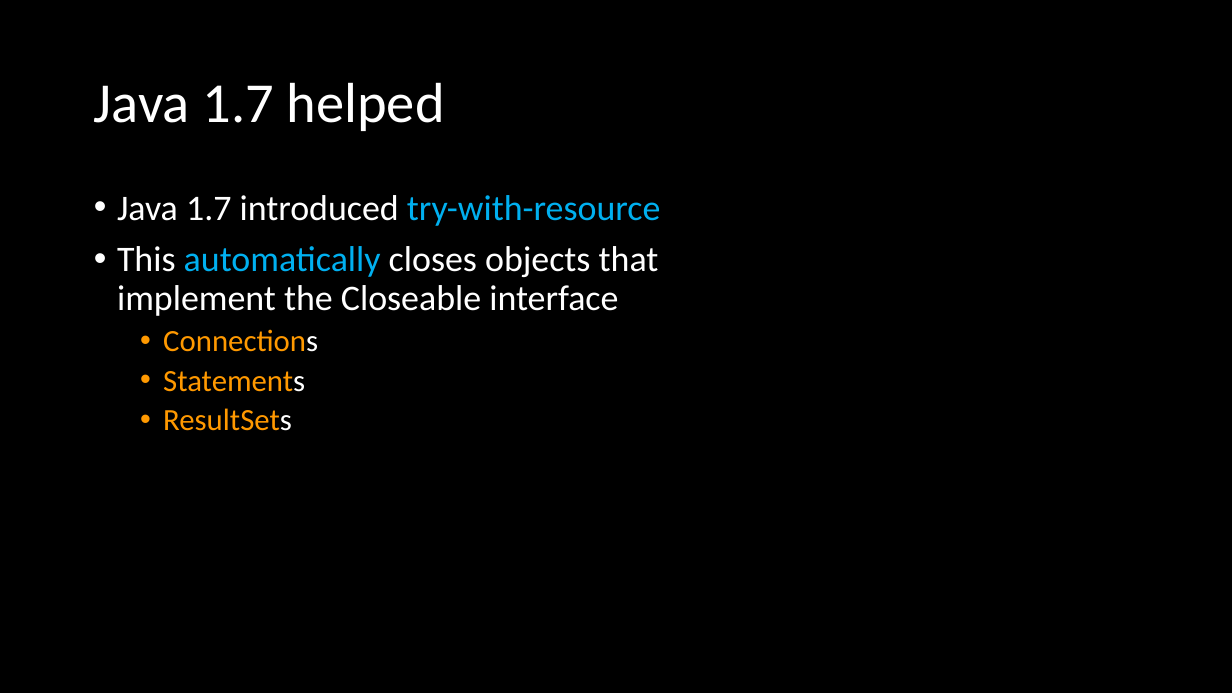
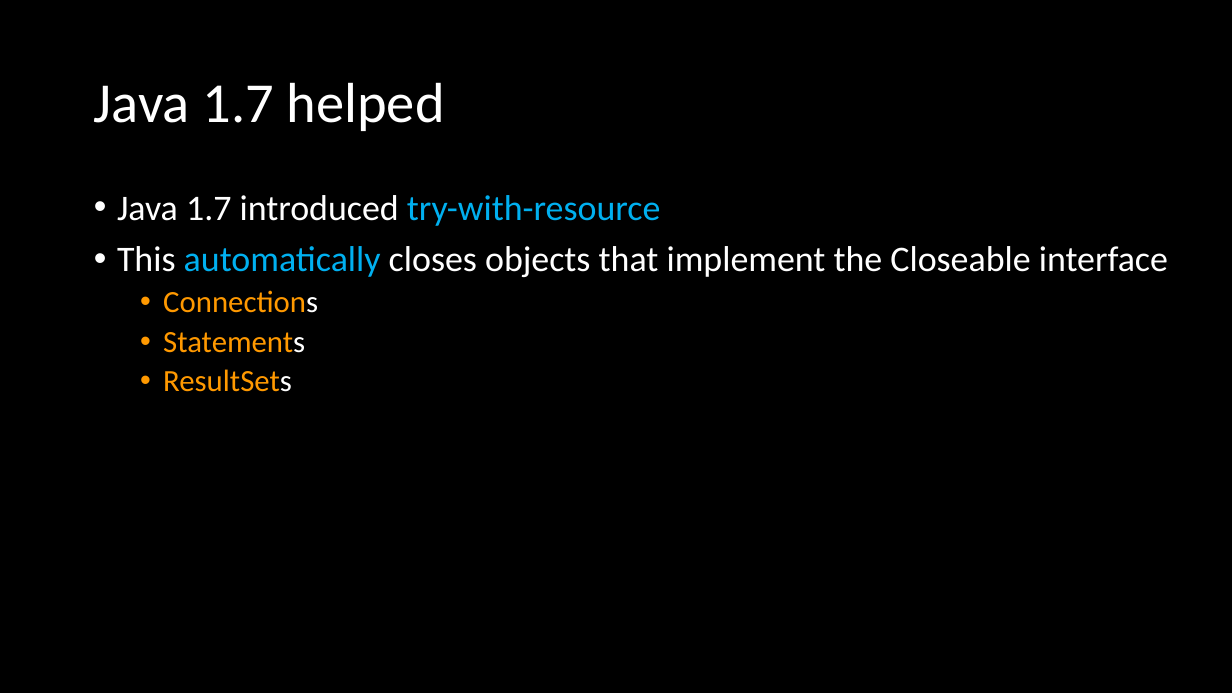
Before and after one commit to ckiefriter1/PT-BESD, a slide deck: slide 21 of Week9/W3.02. Transactions and JDBC.pptx (slide 20 before the commit). Drawn at 1232x693 pixels with LibreOffice and Linux fonts; fonts in the diff are those of the drawing. Boxes give left, top, right and bottom in pixels: in the first picture for what was removed or moved away, otherwise in the second. Text is boxed around its words. In the diff, an @@ line names an element or a change of style, - is before the commit and + after.

```diff
--- a/Week9/W3.02. Transactions and JDBC.pptx
+++ b/Week9/W3.02. Transactions and JDBC.pptx
@@ text "Java 1.7 introduced try-with-resource" rewrapped from bbox=[117, 195, 661, 431] to bbox=[117, 195, 1168, 392] @@
```
Also in this commit, not shown: 14 other slides changed, 1 slide added, 6 other files.
